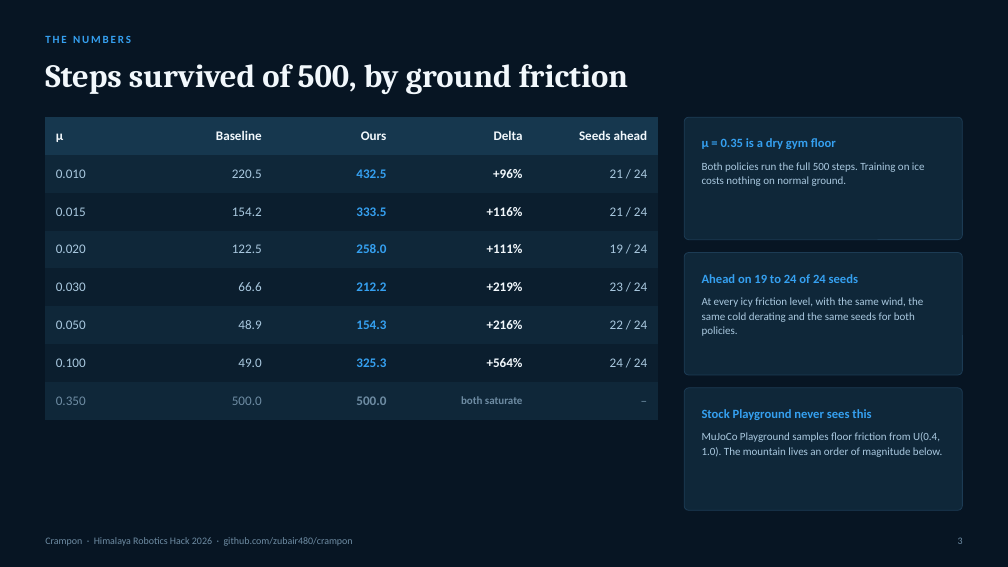
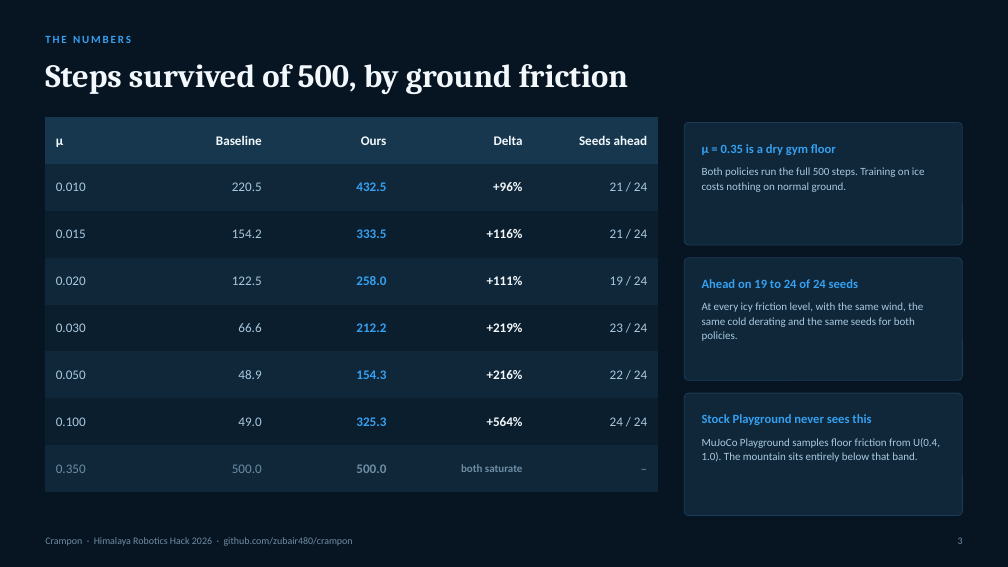
Before and after one commit to zubair480/crampon, a slide deck: slide 3 of crampon_pitch.pptx. Drawn at 1008x567 pixels with LibreOffice and Linux fonts; fonts in the diff are those of the drawing. Boxes give left, top, right and bottom in pixels: in the first picture for what was removed or moved away, otherwise in the second. Text is boxed around its words. In the diff, an @@ line names an element or a change of style, - is before the commit and + after.

```diff
--- a/crampon_pitch.pptx
+++ b/crampon_pitch.pptx
@@ table: place and size @@
-table at (45,117,658,409)
+table at (45,117,658,477)
@@ 5 texts, 3 rounded rectangles: place and size @@
-5 texts, 3 rounded rectangles at (684,117,963,510)
+5 texts, 3 rounded rectangles at (684,123,963,516)
@@ text at (702,438,940,462): text changed @@
-MuJoCo Playground samples floor friction from U(0.4, 1.0). The mountain lives an order of magnitude below.
+MuJoCo Playground samples floor friction from U(0.4, 1.0). The mountain sits entirely below that band.
```
Also in this commit, not shown: 9 other slides changed, 1 other file.
